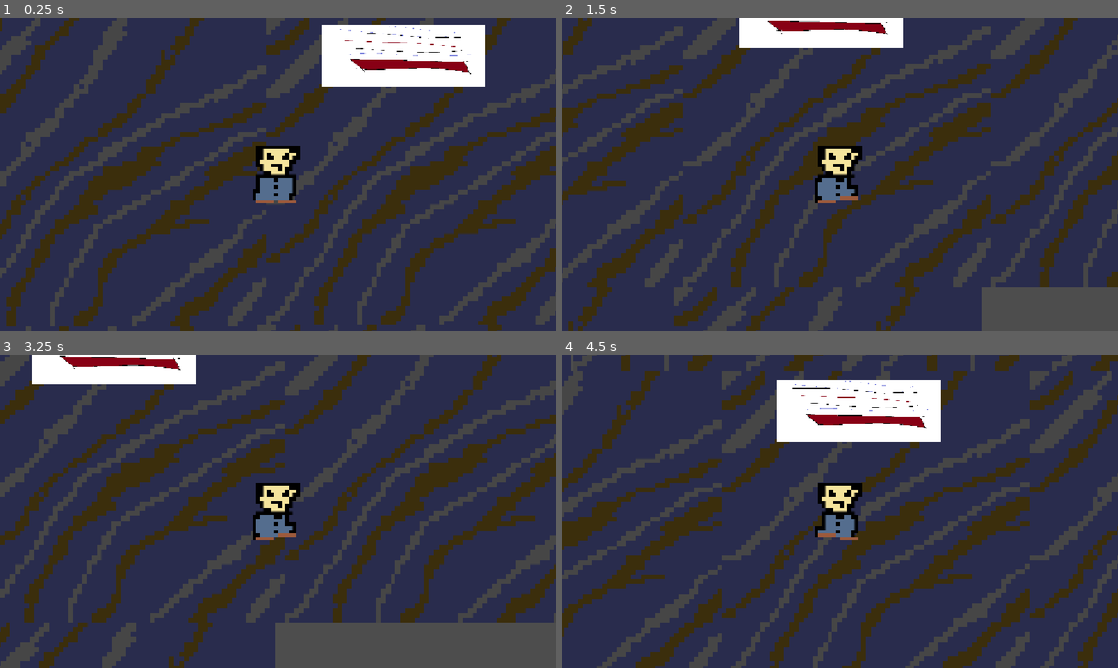
Above: before the commit, frames 1-4 (two rows, left to right).
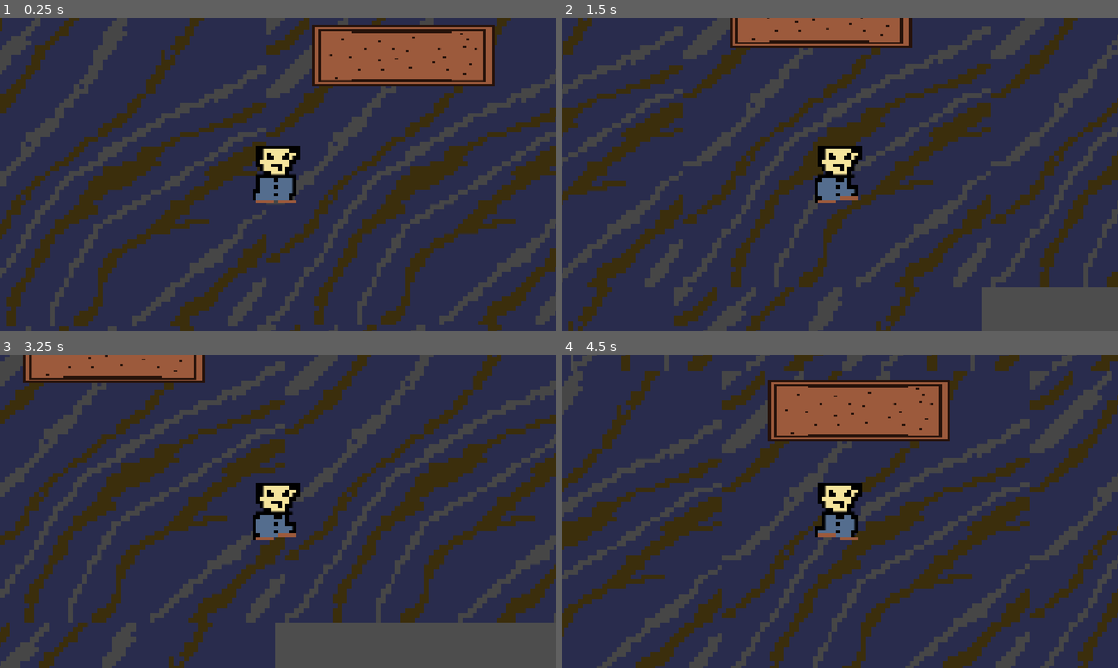
Above: after the commit, the same moments.

Repository: szilveszterbiro7/week3
Game: Godot game, scene res://Scenes/room_1.tscn
Same seed, same stepped clock (60 frames per second), same inputs: the game is played once before the commit and once after it.
Inputs (mouse positions are in pixels of both pictures, inside the frame that each line leads up to):
- Up to frame 1 (0.25 s): no input
- Up to frame 2 (1.5 s): tap Enter at 0.5 s; move the mouse to (962, 158) at 0.52 s; hold D (right) 0.53-1.28 s; hold E (interact) 0.53-1.28 s; click (962, 158) at 0.67 s; move the mouse to (728, 190) at 1.27 s; hold S (down) from 1.28 s (still down); tap E (interact) at 1.35 s
- Up to frame 3 (3.25 s): move the mouse to (333, 442) at 2.02 s; release S (down) at 2.03 s; hold D (right) 2.03-2.78 s; hold E (interact) 2.03-2.78 s; tap Alt at 2.1 s; move the mouse to (250, 574) at 2.77 s; hold W (up) from 2.78 s (still down); tap Shift at 2.85 s; click (250, 574) at 2.92 s; tap E (interact) at 3.05 s
- Up to frame 4 (4.5 s): move the mouse to (1006, 558) at 3.52 s; release W (up) at 3.53 s; hold E (interact) 3.53-4.28 s; hold A (left) from 3.53 s (still down); move the mouse to (673, 464) at 4.27 s; tap E (interact) at 4.35 s

The runs differ from the first frame. In frame 1, 6.5% of the frame differs, in the area x 56-89%, y 2-22%; in frame 2, 3.1%; in frame 3, 3.0%; in frame 4, 6.5%.

Commit message:
Fixed interaction input

Diff:
--- a/Scenes/dialouge.gd
+++ b/Scenes/dialouge.gd
@@ -4,6 +4,7 @@
 @onready var dialogue_label=$Panel/MarginContainer/Label
 
 var dialogue_active=false
+var can_close=false
 
 func _ready():
 	panel.hide()
@@ -11,9 +12,14 @@
 	dialogue_label.text=message
 	panel.show()
 	dialogue_active=true
+	can_close=false
 func hide_dialogue():
 	panel.hide()
 	dialogue_active=false
 func _process(_delta):
-	if dialogue_active and Input.is_action_just_pressed("interact"):
-		hide_dialogue()
+	if dialogue_active:
+		if not Input.is_action_pressed("interact"):
+			can_close = true
+
+		if can_close and Input.is_action_just_pressed("interact"):
+			hide_dialogue()
--- a/Scenes/interactable.gd
+++ b/Scenes/interactable.gd
@@ -1,11 +1,11 @@
 extends Area2D
 
 
-@export_multiline var txt: String="There is something wrong with this table..."
+@export_multiline var txt: String="There is something wrong with this table...               Press E to exit."
 
 var player_nearby=false
 
-@onready var dialogue_manager=get_node("/root/Room1/UI")
+@onready var dialogue_manager=get_node("/root/Room1/CanvasLayer")
 
 func _process(_delta):
 	if player_nearby and not dialogue_manager.dialogue_active:
--- a/Scenes/room_1.tscn
+++ b/Scenes/room_1.tscn
@@ -3,7 +3,7 @@
 [ext_resource type="PackedScene" uid="uid://b3f37gv756mx" path="res://Scenes/player.tscn" id="1_0gevy"]
 [ext_resource type="Texture2D" uid="uid://bwpscbt4kh5sq" path="res://assets/Floor2.png" id="2_m8co2"]
 [ext_resource type="Script" uid="uid://uiy6hvclf6qd" path="res://Scenes/interactable.gd" id="3_isvj2"]
-[ext_resource type="Texture2D" uid="uid://bcy3puykfy5rc" path="res://assets/test.png" id="4_uu0ng"]
+[ext_resource type="Texture2D" uid="uid://2glt334yx325" path="res://assets/table.png" id="4_uu0ng"]
 [ext_resource type="Script" uid="uid://dv3pbae5mciri" path="res://Scenes/dialouge.gd" id="5_uu0ng"]
 
 [sub_resource type="SegmentShape2D" id="SegmentShape2D_0gevy"]
@@ -15,7 +15,10 @@
 b = Vector2(1002, 107)
 
 [sub_resource type="RectangleShape2D" id="RectangleShape2D_ce5me"]
-size = Vector2(352, 136)
+size = Vector2(532, 199)
+
+[sub_resource type="RectangleShape2D" id="RectangleShape2D_2tox5"]
+size = Vector2(408, 148)
 
 [node name="Room1" type="Node2D" unique_id=2094689066]
 position = Vector2(-286, -410)
@@ -108,33 +111,38 @@
 texture = ExtResource("4_uu0ng")
 
 [node name="CollisionShape2D" type="CollisionShape2D" parent="Table" unique_id=294987024]
-position = Vector2(1033, 502)
+position = Vector2(1042, 533.5)
 shape = SubResource("RectangleShape2D_ce5me")
 
-[node name="UI" type="CanvasLayer" parent="." unique_id=1721621553]
+[node name="StaticBody2D" type="StaticBody2D" parent="Table" unique_id=1700532858]
+
+[node name="CollisionShape2D" type="CollisionShape2D" parent="Table/StaticBody2D" unique_id=438461006]
+position = Vector2(1035, 508)
+shape = SubResource("RectangleShape2D_2tox5")
+
+[node name="CanvasLayer" type="CanvasLayer" parent="." unique_id=1721621553]
 script = ExtResource("5_uu0ng")
 
-[node name="Panel" type="Panel" parent="UI" unique_id=907628410]
+[node name="Panel" type="Panel" parent="CanvasLayer" unique_id=907628410]
 custom_minimum_size = Vector2(400, 100)
 anchors_preset = 12
 anchor_top = 1.0
 anchor_right = 1.0
 anchor_bottom = 1.0
-offset_left = -26.0
-offset_top = -629.0
-offset_right = -26.0
-offset_bottom = -414.0
 grow_horizontal = 2
 grow_vertical = 0
 
-[node name="MarginContainer" type="MarginContainer" parent="UI/Panel" unique_id=1611913073]
+[node name="MarginContainer" type="MarginContainer" parent="CanvasLayer/Panel" unique_id=1611913073]
 layout_mode = 0
 offset_right = 40.0
 offset_bottom = 40.0
 
-[node name="Label" type="Label" parent="UI/Panel/MarginContainer" unique_id=1137347143]
+[node name="Label" type="Label" parent="CanvasLayer/Panel/MarginContainer" unique_id=1137347143]
 custom_minimum_size = Vector2(400, 100)
 layout_mode = 2
 text = "The table"
 vertical_alignment = 1
 autowrap_mode = 3
+
+[connection signal="body_entered" from="Table" to="Table" method="_on_body_entered"]
+[connection signal="body_exited" from="Table" to="Table" method="_on_body_exited"]
Binary file added: assets/table.png
Not shown, added: assets/table.png.import
